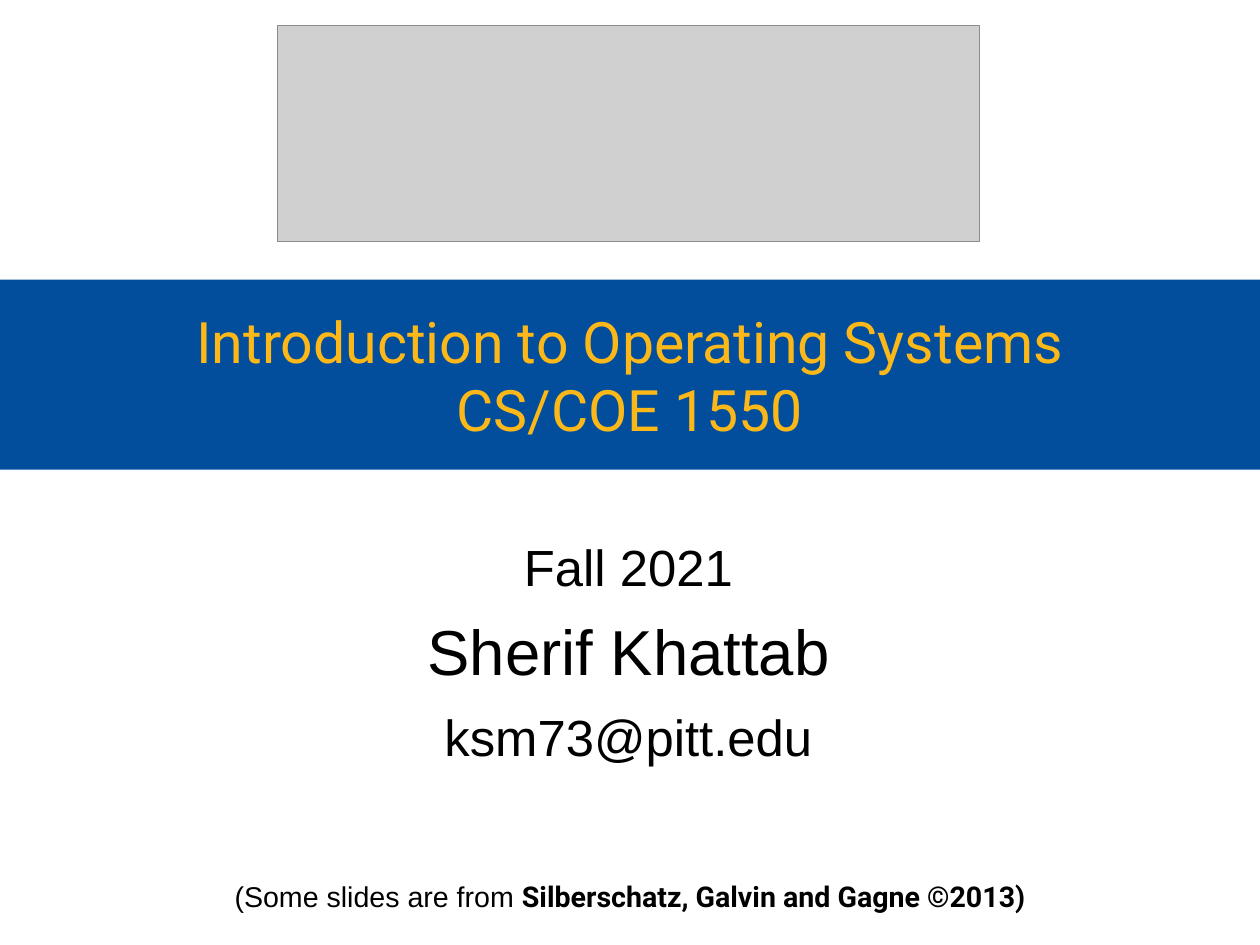
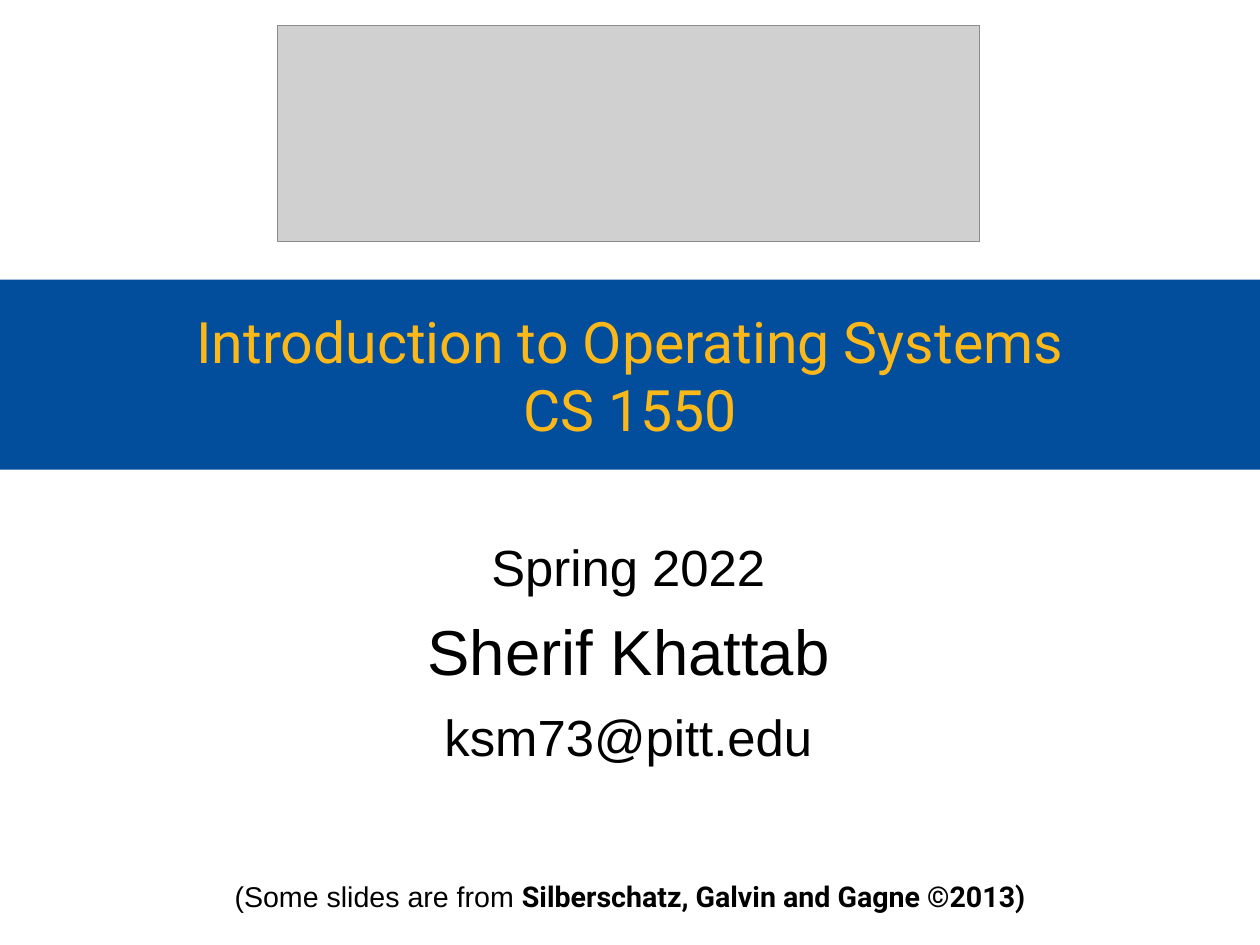
Before and after one commit to cs1550-2224/cs1550-code-handouts, a slide deck: slide 1 of DraftSlides/Lecture25.pptx. Drawn at 1260x945 pixels with LibreOffice and Linux fonts; fonts in the diff are those of the drawing; grey boxes stand for pictures. Boxes give left, top, right and bottom in pixels: in the first picture for what was removed or moved away, otherwise in the second. Text is boxed around its words. In the diff, an @@ line names an element or a change of style, - is before the commit and + after.

```diff
--- a/DraftSlides/Lecture25.pptx
+++ b/DraftSlides/Lecture25.pptx
@@ title at [196,320,1063,432]: text changed @@
-Introduction to Operating Systems
-CS/COE 1550
+Introduction to Operating Systems
+CS 1550
@@ subtitle at [491,549,765,596]: text changed @@
-Fall 2021
+Spring 2022
```
Also in this commit, not shown: 2 other slides changed, 22 slides added, 3 other files.
